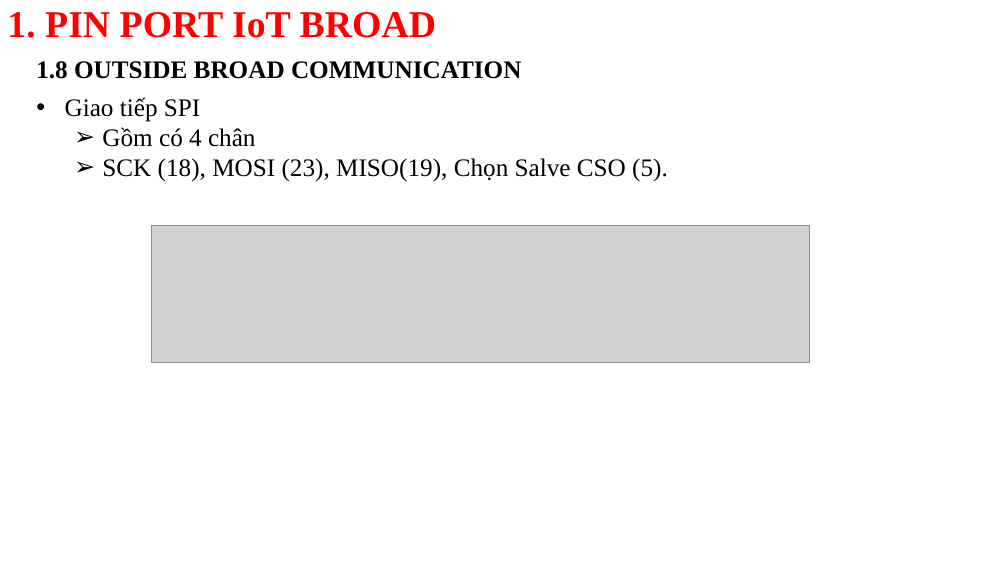
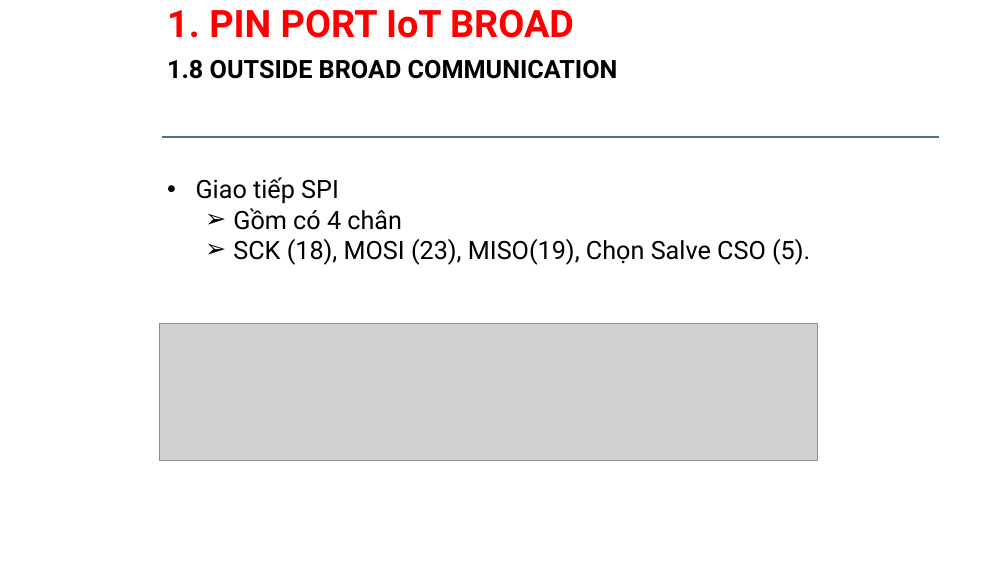
Before and after one commit to daotuyen9244/Indruino-Iot-Project, a slide deck: slide 12 of FW/Phuc/WEEK1_wifi kit 32 broad/SLITE WIFI KIT 32.pptx (slide 11 before the commit). Drawn at 1008x567 pixels with LibreOffice and Linux fonts; fonts in the diff are those of the drawing; grey boxes stand for pictures; background and template pictures are left out. Boxes give left, top, right and bottom in pixels: in the first picture for what was removed or moved away, otherwise in the second. Text is boxed around its words. In the diff, an @@ line names an element or a change of style, - is before the commit and + after.

```diff
--- a/FW/Phuc/WEEK1_wifi kit 32 broad/SLITE WIFI KIT 32.pptx
+++ b/FW/Phuc/WEEK1_wifi kit 32 broad/SLITE WIFI KIT 32.pptx
@@ text "1. PIN PORT IoT BROAD": place and size @@
-text "1. PIN PORT IoT BROAD" at bbox=[7, 12, 436, 38]
+text "1. PIN PORT IoT BROAD" at bbox=[167, 9, 574, 38]
@@ text "1.8 OUTSIDE BROAD COMMUNICATION": place and size @@
-text "1.8 OUTSIDE BROAD COMMUNICATION" at bbox=[36, 61, 521, 79]
+text "1.8 OUTSIDE BROAD COMMUNICATION" at bbox=[167, 60, 618, 79]
@@ rectangle added at bbox=[163, 136, 939, 138], fill #D9D9D9, outline #43739E 1 pt @@
@@ font Times New Roman to Roboto in 3 elements at bbox=[167, 60, 618, 79], bbox=[167, 9, 574, 38], bbox=[196, 177, 810, 265] @@
@@ text "Giao tiếp SPI": place and size @@
-text "Giao tiếp SPI" at bbox=[65, 97, 668, 181]
+text "Giao tiếp SPI" at bbox=[196, 177, 810, 265]
@@ picture: place and size @@
-picture at bbox=[151, 225, 809, 362]
+picture at bbox=[160, 324, 817, 461]
```
Also in this commit, not shown: 12 other slides changed, 2 slides added, 12 other files.
